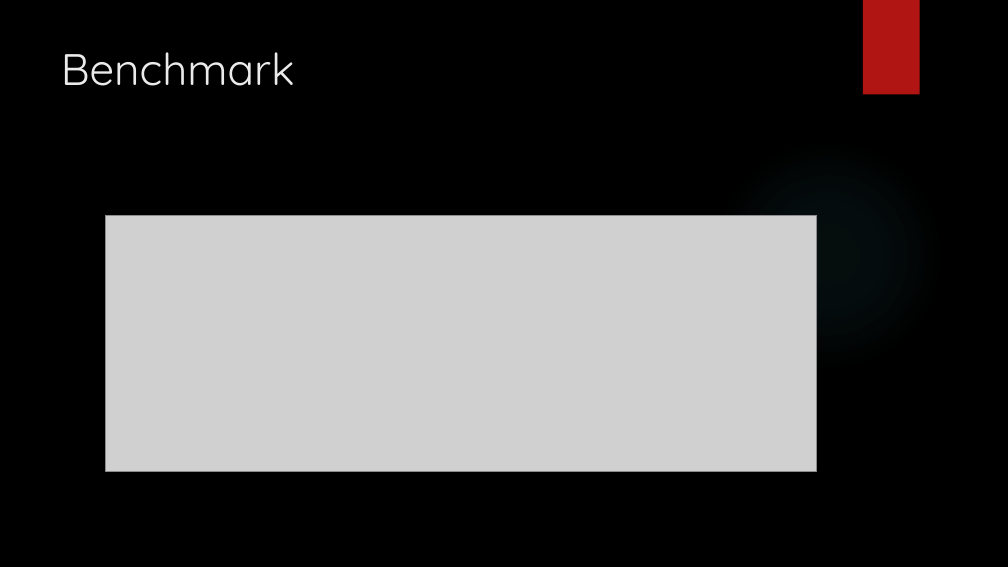
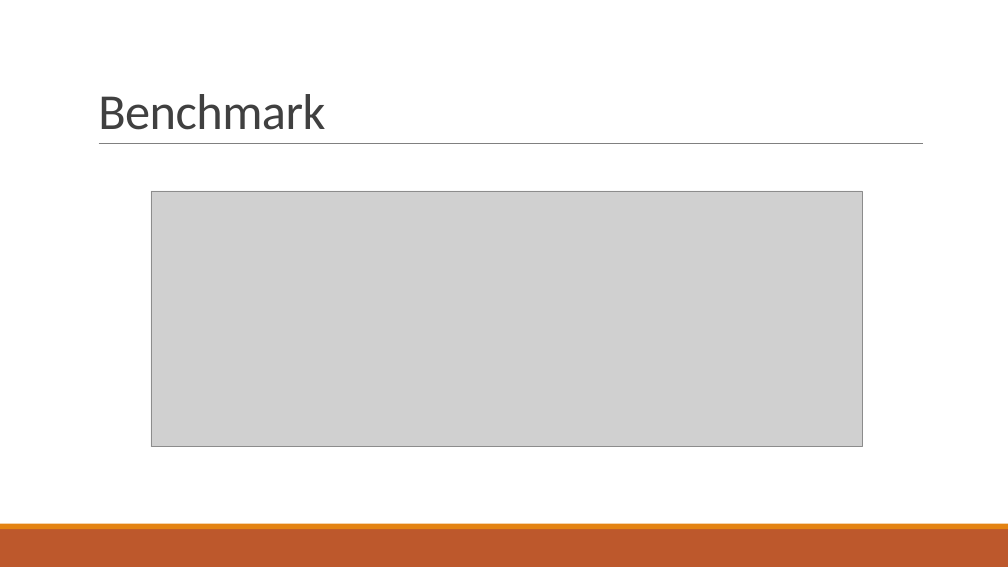
Before and after one commit to 3schwartz/StudyGroup, a slide deck: slide 8 of Outbox/Optimize Outbox pattern.pptx. Drawn at 1008x567 pixels with LibreOffice and Linux fonts; fonts in the diff are those of the drawing; grey boxes stand for pictures; background and template pictures are left out. Boxes give left, top, right and bottom in pixels: in the first picture for what was removed or moved away, otherwise in the second. Text is boxed around its words. In the diff, an @@ line names an element or a change of style, - is before the commit and + after.

Commit message:
Update design

```diff
--- a/Outbox/Optimize Outbox pattern.pptx
+++ b/Outbox/Optimize Outbox pattern.pptx
@@ background picture (left out) to #FFFFFF @@
@@ title "Benchmark": place and size @@
-title "Benchmark" at (61,52,295,86)
+title "Benchmark" at (98,94,325,130)
@@ title "Benchmark" at (98,94,325,130): size 42 to 48 pt, font Quicksand to Calibri, text colour #EBEBEB to #404040, letter spacing 0 to -0.5 pt; line spacing 1 to 0.85; vertical alignment top to bottom @@
@@ rectangle removed at (863,0,920,95) @@
@@ line added from (99, 144) to (923, 144), #808080 0.5 pt @@
@@ ellipse removed at (712,138,944,371) @@
@@ picture: place and size @@
-picture at (106,216,817,472)
+picture at (151,191,863,448)
@@ rectangle added at (0,529,1008,567), fill #BD582C @@
@@ rectangle added at (0,524,1008,529), fill #E48312 @@
```
Also in this commit, not shown: 9 other slides changed.
